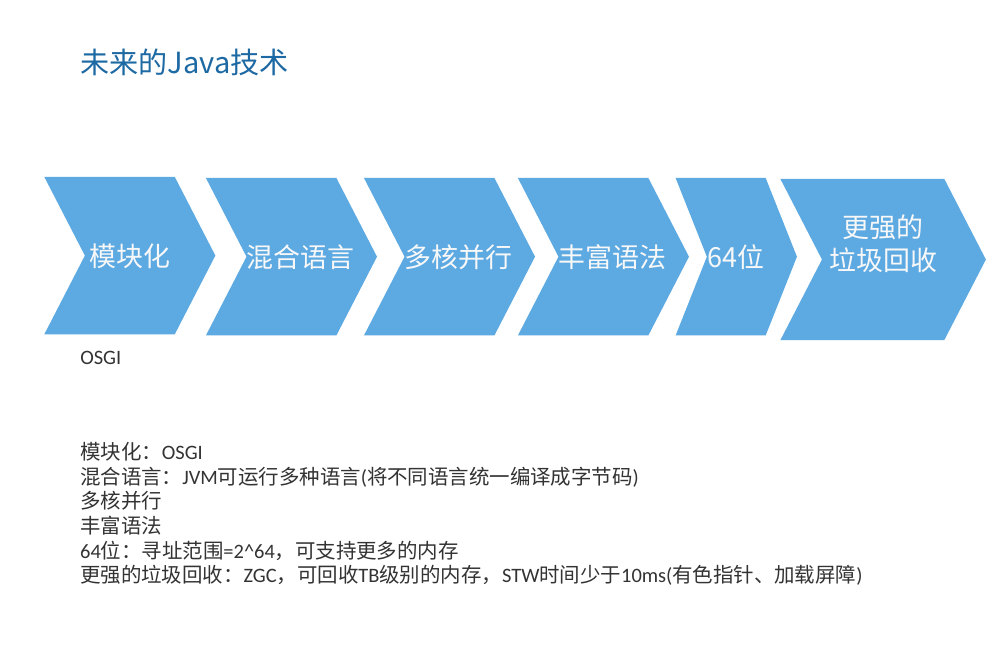
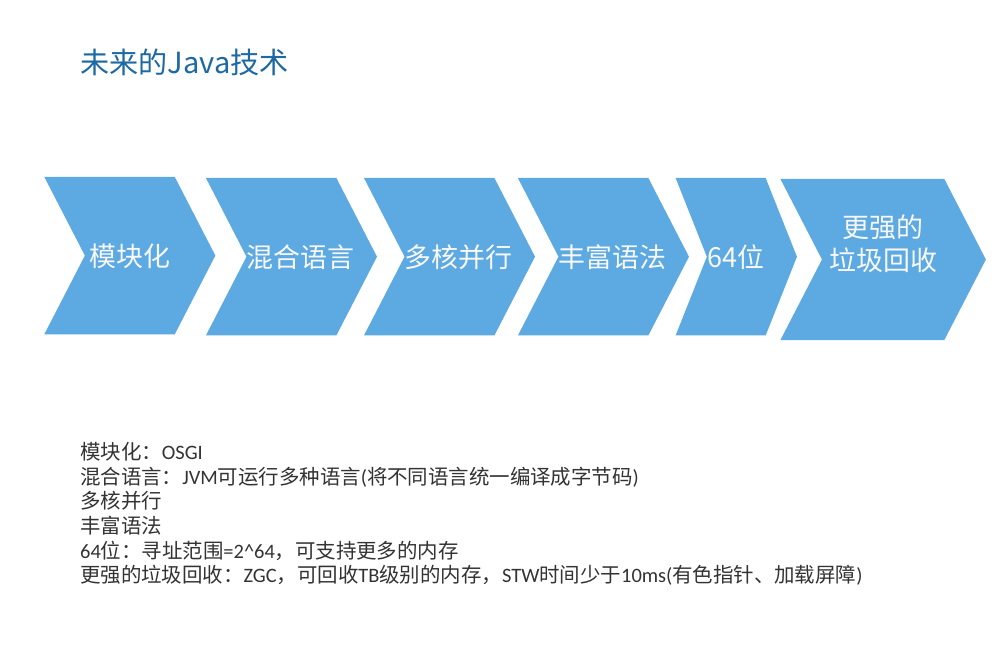
Before and after one commit to ZhangShenao/architect, a slide deck: slide 6 of architect/jvm/1、虚拟机的前世今生，深入理解JVM内存区域.pptx. Drawn at 1008x672 pixels with LibreOffice and Linux fonts; fonts in the diff are those of the drawing; background and template pictures are left out. Boxes give left, top, right and bottom in pixels: in the first picture for what was removed or moved away, otherwise in the second. Text is boxed around its words. In the diff, an @@ line names an element or a change of style, - is before the commit and + after.

```diff
--- a/architect/jvm/1、虚拟机的前世今生，深入理解JVM内存区域.pptx
+++ b/architect/jvm/1、虚拟机的前世今生，深入理解JVM内存区域.pptx
@@ text removed at <box>80,350,121,364</box> @@
-OSGI
```
Also in this commit, not shown: 5 other slides changed.
